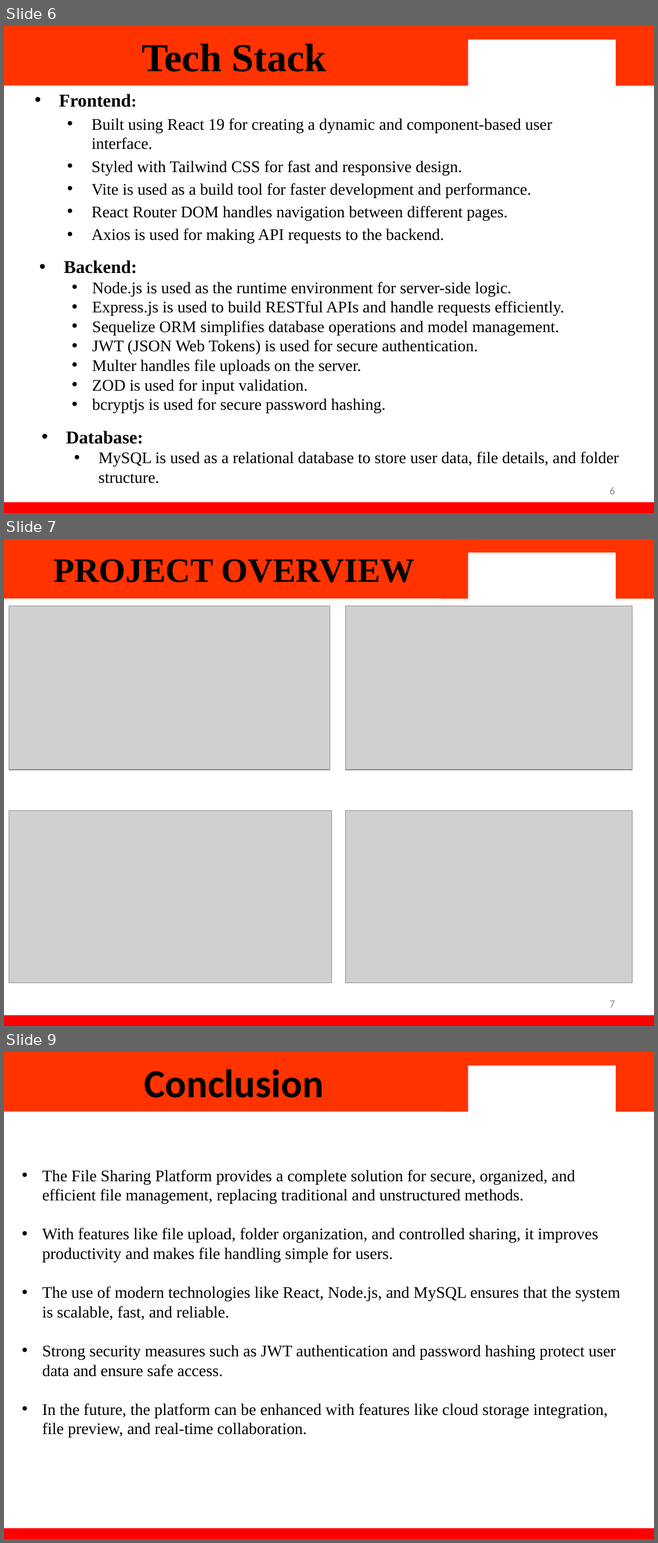
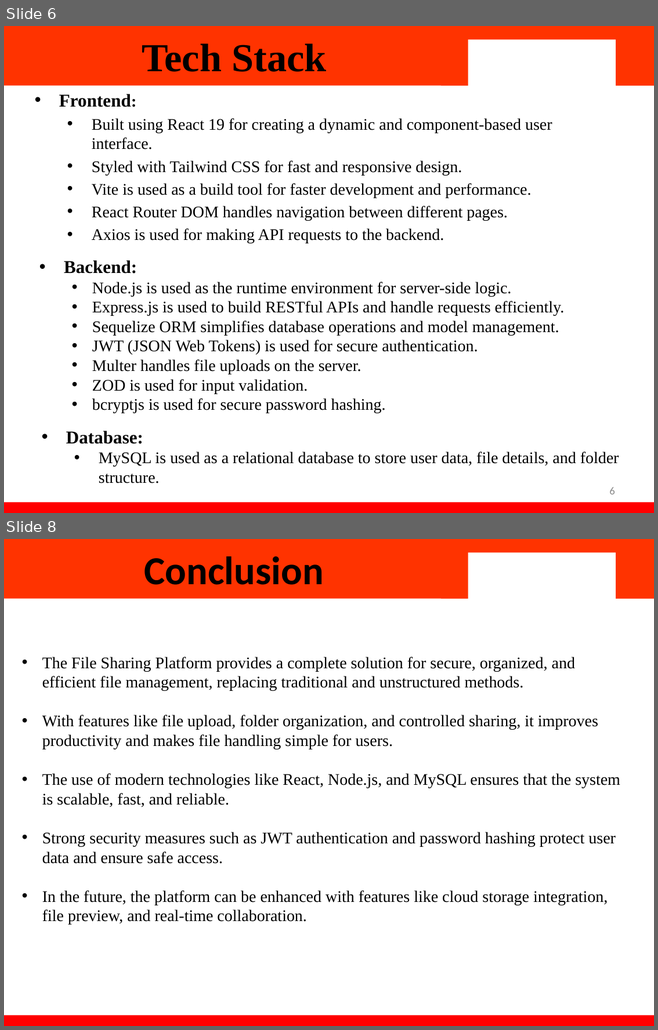
Before and after one commit to kunalbhatia2601/File-Sharing, a slide deck: docs/ppt.pptx. Shown one above the other, each under a label of ours: slides 6, 7 and 9 before the commit, slides 6 and 8 after it; the slides between them are not shown. The pictures are 658x1543 and 658x1030 pixels, drawn with LibreOffice and Linux fonts; fonts in the diff are those of the drawing; grey boxes stand for pictures; background and template pictures are left out. Boxes give left, top, right and bottom in pixels: in the first picture for what was removed or moved away, otherwise in the second. Text is boxed around its words. In the diff, an @@ line names an element or a change of style, - is before the commit and + after.

```diff
--- a/docs/ppt.pptx
+++ b/docs/ppt.pptx
@@ slide 7 removed at [4,539,654,1026], background #FFFFFF; not listed: 4 template elements that a slide beside it also shows @@
@@ title removed at [53,559,415,583] @@
-PROJECT OVERVIEW
@@ picture removed at [9,606,330,770] @@
@@ picture removed at [346,606,632,770] @@
@@ picture removed at [9,810,331,983] @@
@@ picture removed at [346,810,632,983] @@
@@ page number removed at [609,1001,614,1008] @@
-7
@@ what was slide 9 is now slide 8 @@
```
Also in this commit, not shown: 2 slides changed.
